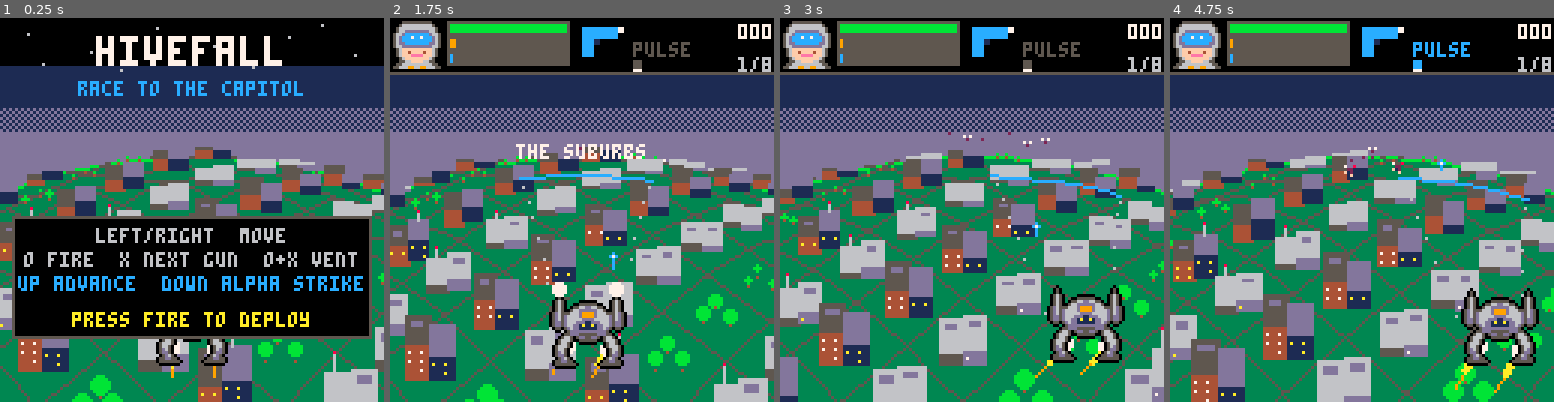
Above: before the commit, frames 1-4 (left to right).
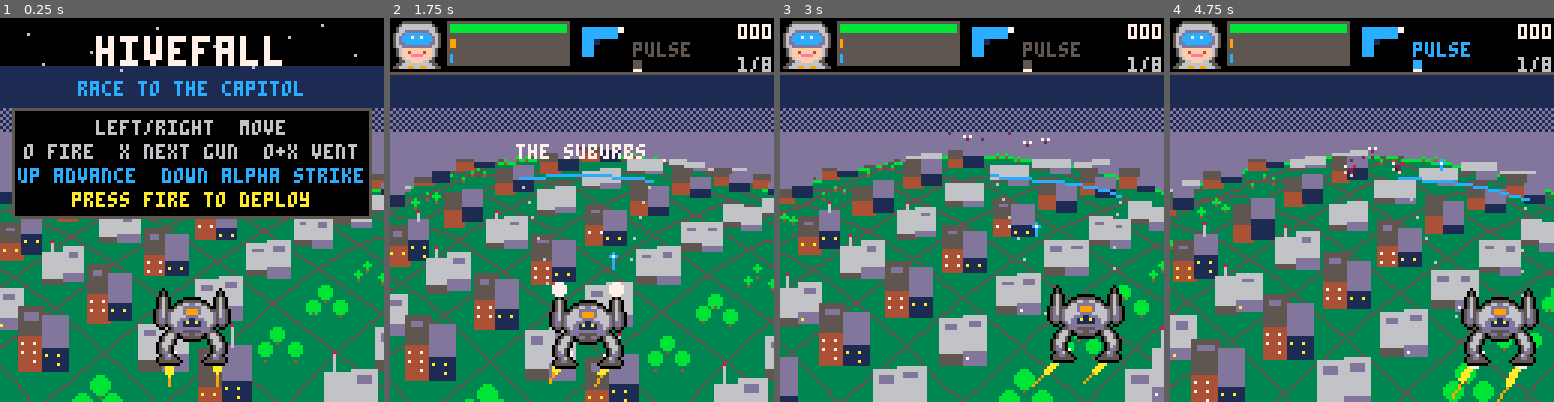
Above: after the commit, the same moments.

Repository: drachis/carts
Game: PICO-8 cartridge proj/hivefall/hivefall.p8
Two runs of this game, one before a commit and one after it. Both use one fixed random seed, a clock stepped at 60 frames per second and the inputs below.
Inputs:
- Up to frame 1 (0.25 s): no input
- Up to frame 2 (1.75 s): tap X (X key) at 0.33, 1.07 s; tap O (Z key) at 0.7, 1.7 s; hold Right from 1.6 s (still down)
- Up to frame 3 (3 s): tap X (X key) at 1.85, 2.97 s; release Right at 2.1 s; tap O (Z key) at 2.1, 2.5, 2.9 s; hold Up 2.15-2.42 s; hold Right from 2.47 s (still down)
- Up to frame 4 (4.75 s): release Right at 3.03 s; hold Left 3.08-3.58 s; tap O (Z key) every 0.4 s from 3.3 to 4.5 s; hold Down 3.63-3.97 s; hold Right 4.02-4.68 s; tap X (X key) at 4.08 s; hold Up from 4.73 s (still down)

The runs differ from the first frame. In frame 1, 55% of the frame differs, in the area x 3-97%, y 23-97%; in frame 2, 0.2%; in frame 3, 0.3%; in frame 4, 0.5%.

Commit message:
hivefall: jet flames start behind the feet; the title's hints move up so the mech shows
Co-Authored-By: Claude Opus 5.5 <noreply@anthropic.com>

Diff:
--- a/proj/hivefall/main.lua
+++ b/proj/hivefall/main.lua
@@ -266,12 +266,13 @@
  elseif state=="title" then
   print("\^w\^thivefall",32,6,7)
   centred("race to the capitol",21,12)
-  rectfill(4,66,123,106,0)
-  rect(4,66,123,106,5)
-  centred("left/right  move",70,6)
-  centred("o fire  x next gun  o+x vent",78,6)
-  centred("up advance  down alpha strike",86,12)
-  if tick%60<40 then centred("press fire to deploy",98,10) end
+  -- the hints sit high, over the far city, so the mech is in the clear
+  rectfill(4,30,123,66,0)
+  rect(4,30,123,66,5)
+  centred("left/right  move",34,6)
+  centred("o fire  x next gun  o+x vent",42,6)
+  centred("up advance  down alpha strike",50,12)
+  if tick%60<40 then centred("press fire to deploy",58,10) end
  else
   rectfill(20,44,107,84,0)
   rect(20,44,107,84,game_won and 11 or 8)
--- a/proj/hivefall/mech.lua
+++ b/proj/hivefall/mech.lua
@@ -247,15 +247,15 @@
 
 function draw_player()
  local sx,sy=project(player.x,1,hover+sin(tick/45)*1.5)
- -- jump jets, drawn first so the legs are in front of them: a flame from
- -- behind each knee that tapers from a white-hot root through yellow to
+ -- jump jets, drawn first so the feet are in front of them: a flame from
+ -- behind each foot that tapers from a white-hot root through yellow to
  -- an orange tip, flickering, leaning against the way the mech is moving,
  -- and longer under boost
- for jet=-7,7,14 do
+ for jet=-8,8,16 do
   local length=9+rnd(3)+boost*500
   for step=0,length do
    local along=step/length
-   circfill(sx+jet-player.vx*step,sy-5+step,2.4*(1-along),
+   circfill(sx+jet-player.vx*step,sy-2+step,2.4*(1-along),
     along<0.3 and 7 or along<0.65 and 10 or 9)
   end
  end
